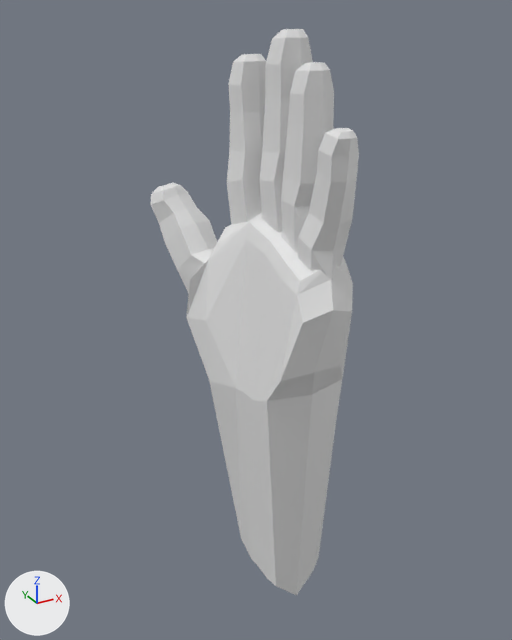
An edit to the Blender file blender projects/finger 3.blend, drawn before and after from the same camera.
One viewpoint serves both versions: a 50 mm camera at (-0.388, -0.641, 0.305) aimed at (-0.019, 0.032, -0.031). Arrows for +X, +Y and +Z are at lower left; the lights stay in place. The picture after the commit comes second. Materials are left out; every surface is plain grey.

Objects in the first picture: 'finger 1', 'finger 2', 'finger 3', 'finger 4', 'finger 5', 'palm'.
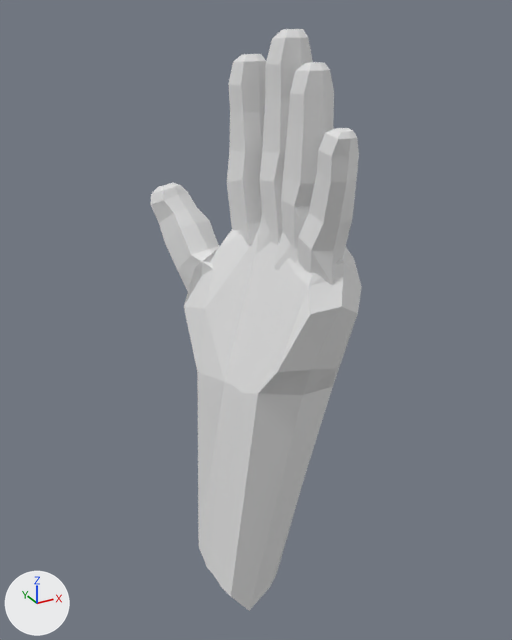
Where the change shows, as pixel boxes [x1, y1, x2, y2] in the pictures (512 x 640 px):
'palm', turned: before [186, 213, 353, 596]; after [184, 226, 362, 611]

What the commit changed:
Object 'palm' (ob_palm) turns from (0, 0, 0) to (0, 11, 0) degrees about x, y and z.
